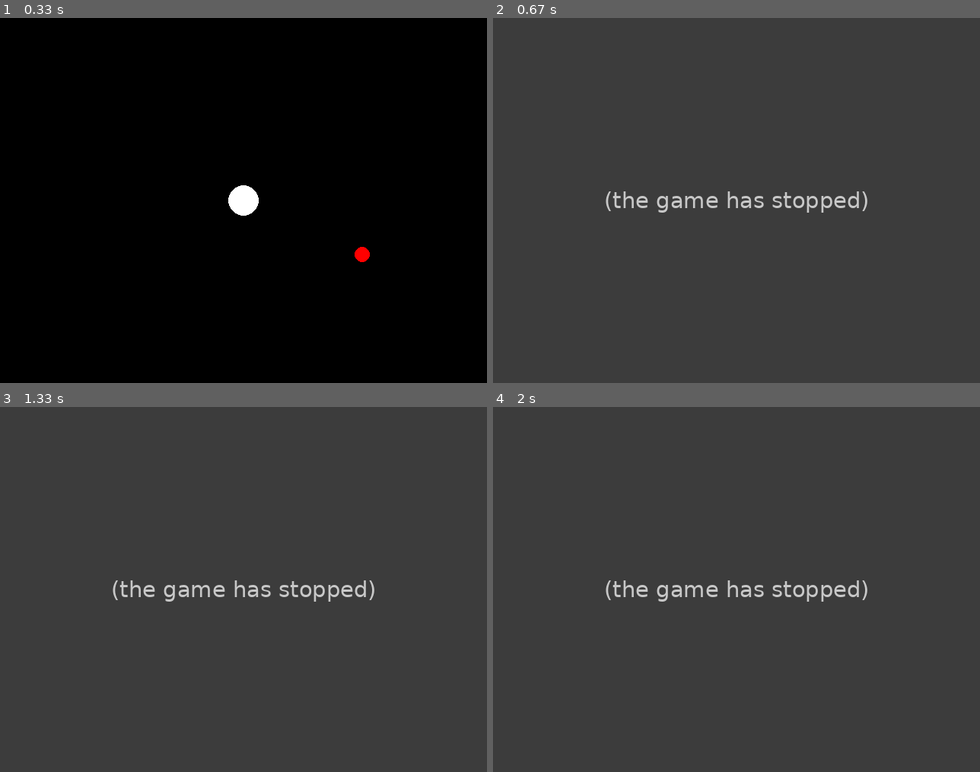
Above: before the commit, frames 1-4 (two rows, left to right).
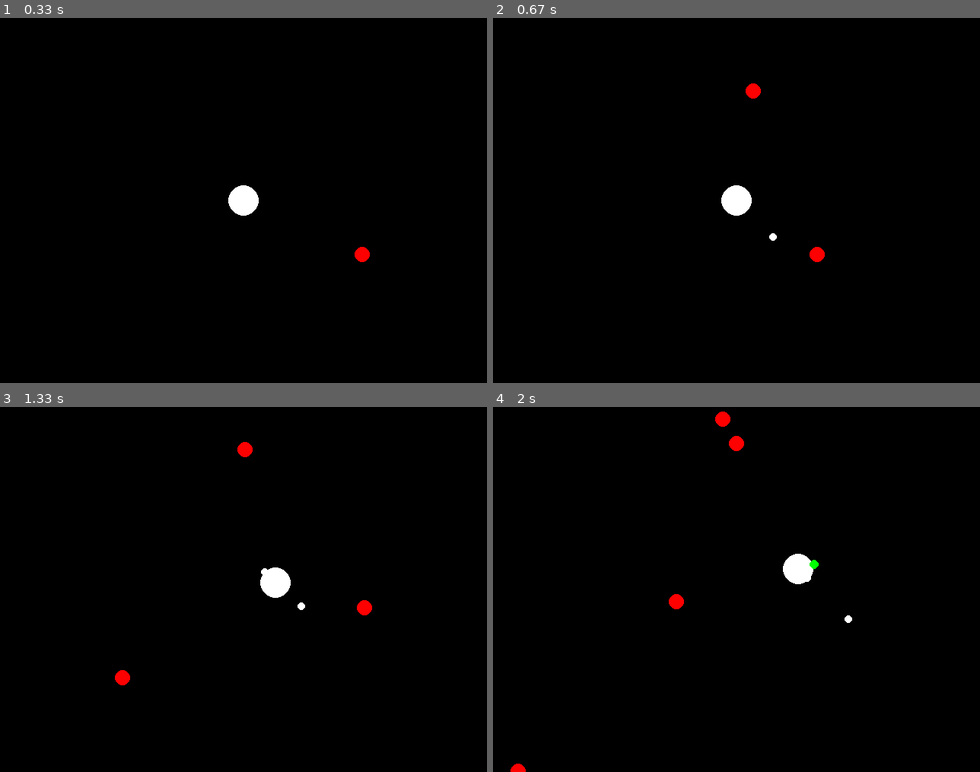
Above: after the commit, the same moments.

Repository: rodriguezg68/pygame-testing
Game: pygame game, started from test.py
The game is run twice, just before and just after one commit, with the same random seed, the same clock (stepped at 60 frames per second) and the same inputs. The source is Python 2; it was converted automatically to run under Python 3.
Inputs (mouse positions are in pixels of both pictures, inside the frame that each line leads up to):
- Up to frame 1 (0.33 s): no input
- Up to frame 2 (0.67 s): tap Space at 0.33 s
- Up to frame 3 (1.33 s): hold Right 0.67-1.13 s; move the mouse to (399, 578) at 0.7 s; tap Space at 0.73, 1.03, 1.23 s; hold Up from 1.17 s (still down); move the mouse to (126, 593) at 1.2 s
- Up to frame 4 (2 s): release Up at 1.47 s; hold Right 1.5-1.97 s; move the mouse to (585, 534) at 1.53 s; tap Space at 1.57, 1.87 s

Frame 1 is identical in both runs. In frame 2, 100% of the frame differs, in the area x 0-100%, y 0-100%; in frame 3, 100%; in frame 4, 100%.
Error before the commit: TypeError: 'int' object is not subscriptable (test.py line 130); the game stopped at 0.33 s (later frames are placeholders)

Commit message:
Tried to implement shooting towards mouse with find_slope fuction. In comments, are an implemention of finding angle

Diff:
--- a/test.py
+++ b/test.py
@@ -24,8 +24,13 @@
 mousex, mousey = 0, 0
 timer = 0
 
-def mod_mouse_pos(mouse_x, mouse_y):
-	return mouse_x % PI, mouse_y % PI
+def find_slope(circle, mouse_x, mouse_y):
+	circle_pos = circle.get_pos()
+	#dot_product = circle_pos[0] * mouse_x + circle_pos[1] * mouse_y
+	#mouse_mag = math.hypot(mouse_x, mouse_y)
+	#circle_mag = math.hypot(circle_pos[0], circle_pos[1])
+	#return math.acos(circle_mag * mouse_mag / dot_prodcut)
+	return (mouse_y - circle_pos[1]) / (mouse_x - circle_pos[0])
 
 def dist(p, q):
     return math.sqrt((p[0] - q[0]) ** 2 + (p[1] - q[1]) ** 2)
@@ -59,7 +64,7 @@
     return total_collisions
 
 def angle_to_vector(ang):
-    return [math.cos(ang[0]), math.sin(ang[1])]
+    return [math.cos(ang), math.sin(ang)]
 
 def spawn_enemy():
 	if len(enemy_array) < 10:
@@ -81,7 +86,7 @@
 		self.rad = raidus
 		self.fill = filled_in
 		self.life = life
-		self.angle = []
+		self.angle = 0
 		self.ani = animate
 
 	def draw(self, window):
@@ -126,8 +131,7 @@
 		return remove
 
 	def shoot(self):
-		test = angle_to_vector(self.angle)
-		bullet_pos = [self.pos[0] + self.rad[0] * test[0], self.pos[1] + self.rad[1] * test[1]]
+		bullet_pos = [int(self.pos[0] + self.rad * self.angle), int(self.pos[1] + self.rad* self.angle)]
         	bullet_vel = [self.vel[0] + 6, self.vel[1] + 6]
 		bullet_array.append(Circle(WHITE, bullet_pos, bullet_vel, 5, 0, 150))
 
@@ -148,13 +152,13 @@
 
 	test.draw(WINDOW)
 	test.update()
+	test.change_angle(find_slope(test, mousex, mousey))
 	process_group(bullet_array, WINDOW)
 	process_group(enemy_array, WINDOW)
 	process_group(explosion_array, WINDOW)
 
 	group_collide(enemy_array, test)
 	group_group_collide(enemy_array, bullet_array)
-	test.change_angle(mod_mouse_pos(mousex, mousey))
 
 	for event in pygame.event.get():
 		if event.type == QUIT:
